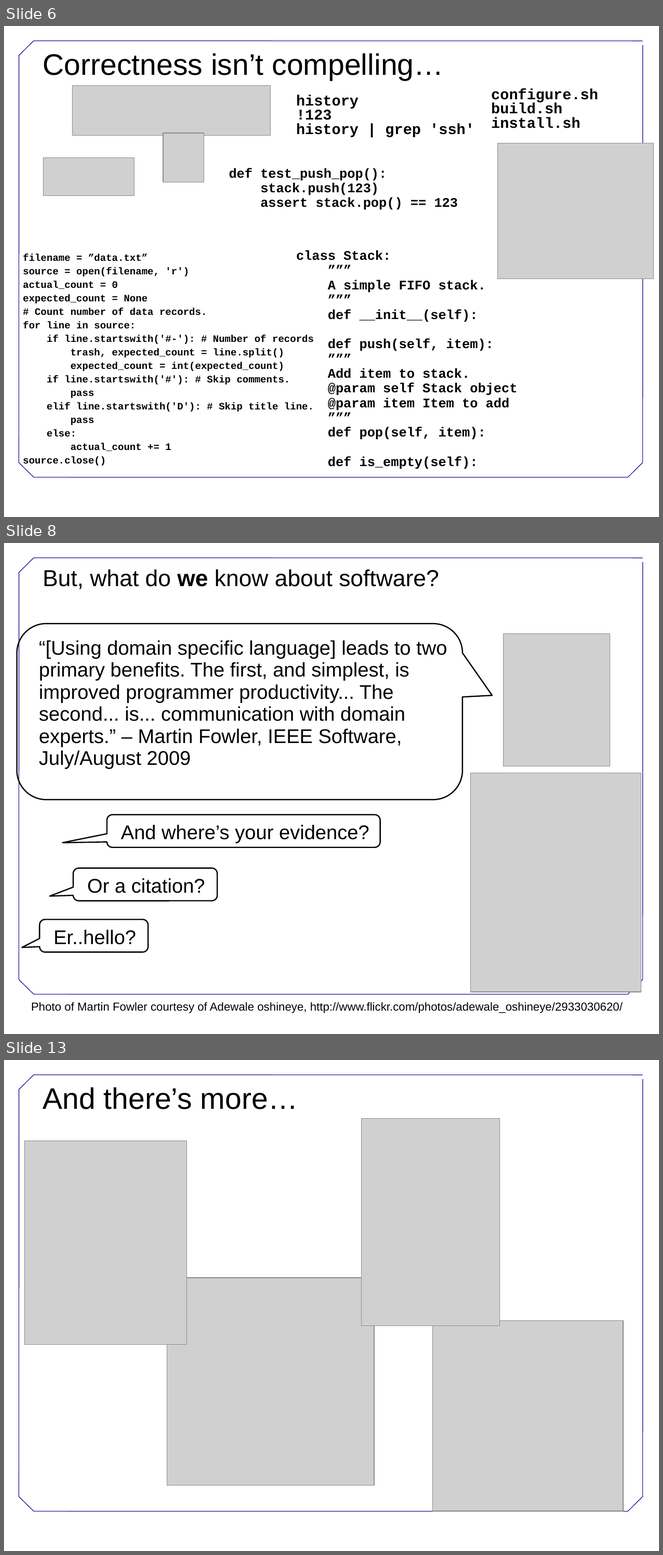
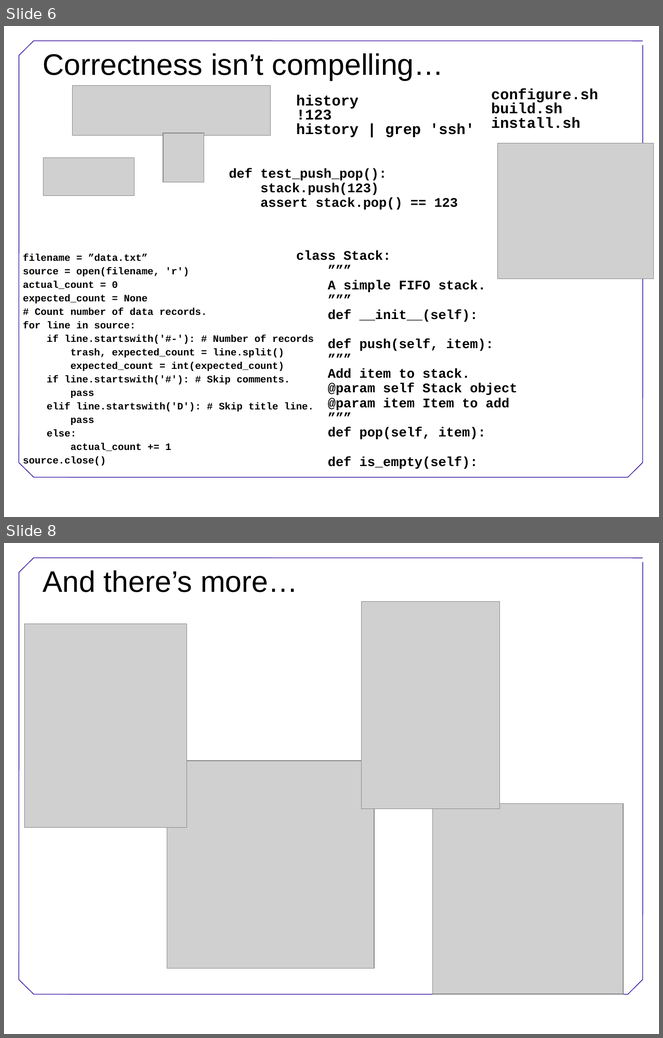
Before and after one commit to swcarpentry/DEPRECATED-boot-camps, a slide deck: Conclusion.ppt. Shown one above the other, each under a label of ours: slides 6, 8 and 13 before the commit, slides 6 and 8 after it; the slides between them are not shown. The pictures are 663x1555 and 663x1038 pixels, drawn with LibreOffice and Linux fonts; fonts in the diff are those of the drawing; grey boxes stand for pictures; background and template pictures are left out. Boxes give left, top, right and bottom in pixels: in the first picture for what was removed or moved away, otherwise in the second. Text is boxed around its words. In the diff, an @@ line names an element or a change of style, - is before the commit and + after.

```diff
--- a/Conclusion.ppt
+++ b/Conclusion.ppt
@@ slide 8 removed at bbox=[4, 543, 659, 1034], background #FFFFFF; not listed: 8 template elements that a slide beside it also shows @@
@@ title removed at bbox=[42, 569, 439, 589] @@
-But, what do we know about software?
@@ rounded speech box removed at bbox=[17, 624, 463, 800] @@
@@ picture removed at bbox=[503, 634, 610, 767] @@
@@ text removed at bbox=[39, 640, 447, 769] @@
-“[Using domain specific language] leads to two primary benefits. The first, and simplest, is improved programmer productivity... The second... is... communication with domain experts.” – Martin Fowler, IEEE Software, July/August 2009
@@ picture removed at bbox=[471, 773, 642, 992] @@
@@ rounded speech box removed at bbox=[107, 815, 380, 847] @@
@@ text removed at bbox=[121, 825, 370, 844] @@
-And where’s your evidence?
@@ rounded speech box removed at bbox=[73, 868, 217, 901] @@
@@ text removed at bbox=[87, 878, 205, 893] @@
-Or a citation?
@@ rounded speech box removed at bbox=[40, 920, 149, 953] @@
@@ text removed at bbox=[53, 930, 136, 945] @@
-Er..hello?
@@ text removed at bbox=[31, 1003, 623, 1014] @@
-Photo of Martin Fowler courtesy of Adewale oshineye, http://www.flickr.com/photos/adewale_oshineye/2933030620/
@@ what was slide 13 is now slide 8 @@
```
Also in this commit, not shown: 1 slide changed, 4 other slides removed.
